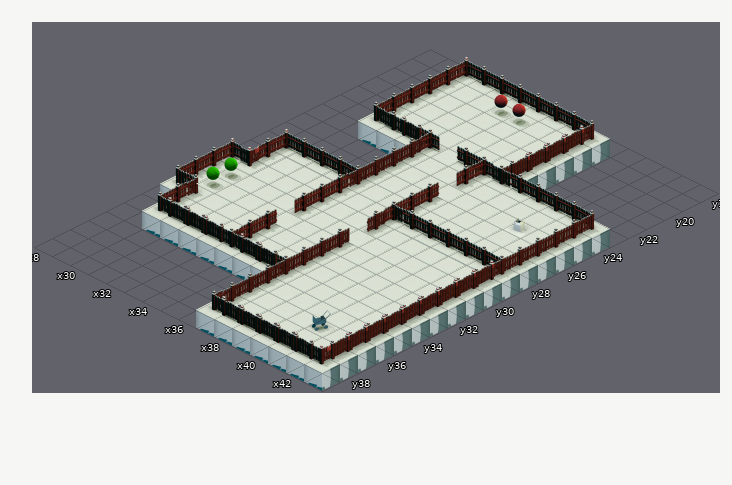
Two versions of a level (Tiled map, Level Design/tiled/1_Treehouse.tmx). The picture above was drawn from the file before the commit.
Cells are 128x64 px. Isometric: x runs down to the right, y down to the left. Shown: x 28..43, y 18..39.
The same view after the edit:
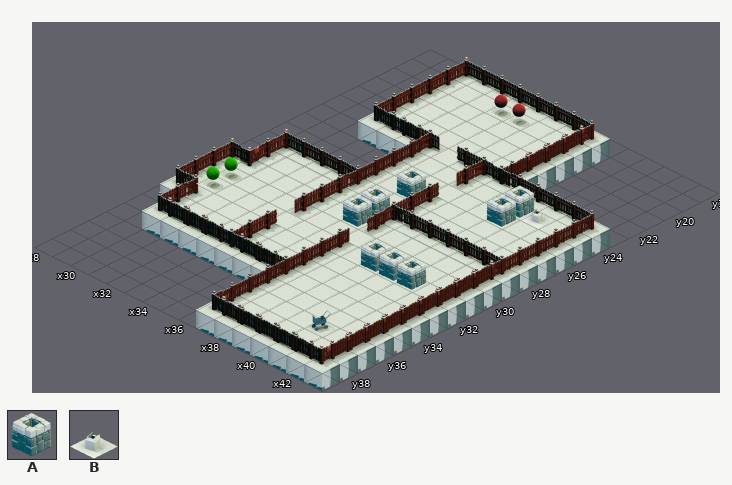
Key: from "testtiles": A 16, B 49.
_ is an empty cell, . an unchanged one.
Tiles of an added or newly shown layer are drawn over the layers below it.
From old to new:
--- layer "coverBehind" (added)
@@ x 35..35 @@
-26 _
+26 A
@@ x 35..35 @@
-28 _
-29 _
+28 A
+29 A
--- layer "objectives"
@@ x 40..40 @@
-24 _
-25 B
+24 B
+25 _
--- layer "coverFront" (added)
@@ x 39..39 @@
-24 _
-25 _
+24 A
+25 A
@@ x 38..40 @@
-31 ___
+31 AAA
Where, in picture pixels (left, top, right, bottom), the same in both pictures:
added: (342, 167, 427, 227)
changed: (486, 185, 555, 238)
added: (360, 239, 427, 290)
